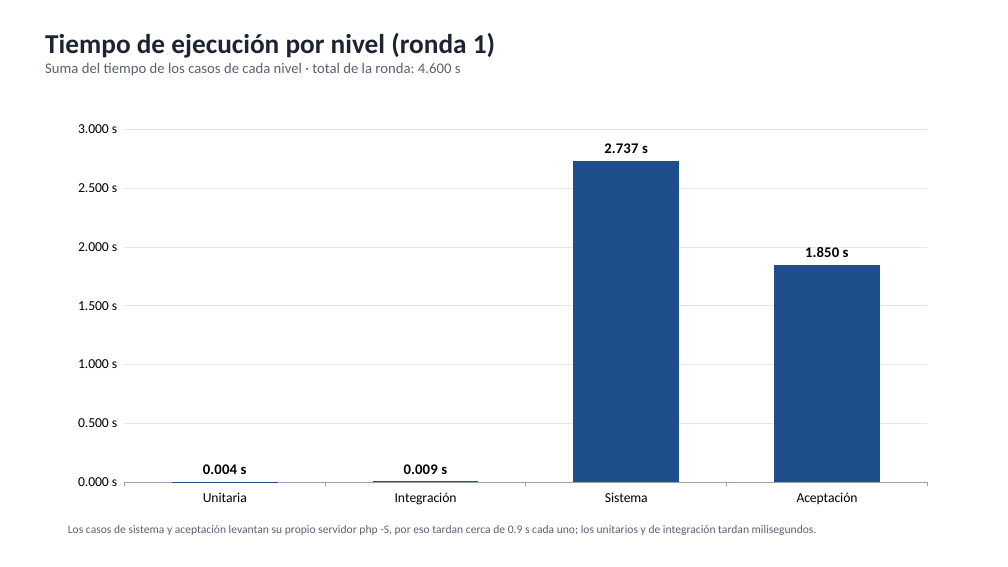
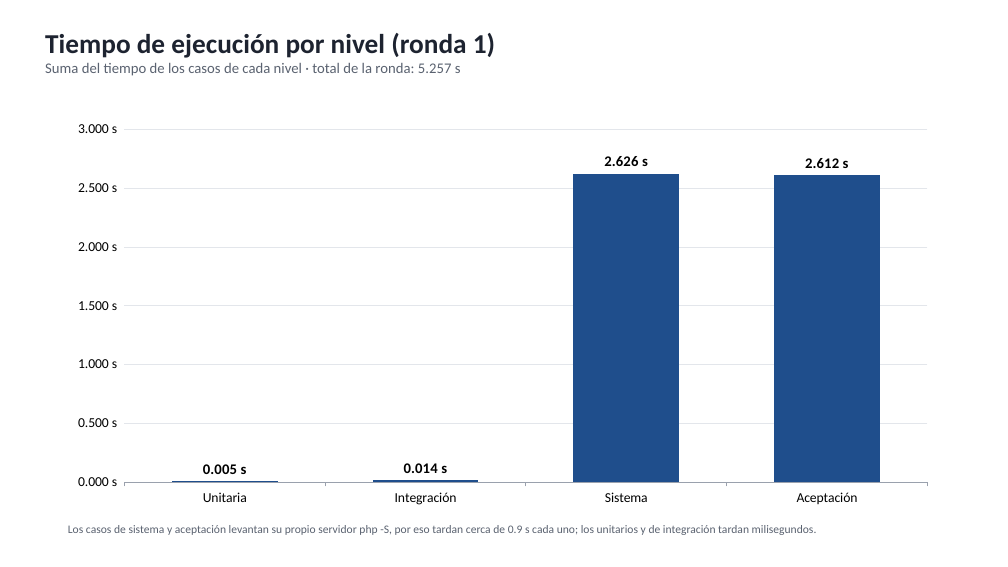
Before and after one commit to azharsonix/sistema-inventario-actividad-2, a slide deck: slide 10 of docs/Segunda parte/Diagramas - Segunda parte.pptx. Drawn at 1008x567 pixels with LibreOffice and Linux fonts; fonts in the diff are those of the drawing. Boxes give left, top, right and bottom in pixels: in the first picture for what was removed or moved away, otherwise in the second. Text is boxed around its words. In the diff, an @@ line names an element or a change of style, - is before the commit and + after.

Commit message:
docs: segunda parte con 15 casos (CP-14 consulta existente y CP-15 proceso completo), gráficas y capturas actualizadas

```diff
--- a/docs/Segunda parte/Diagramas - Segunda parte.pptx
+++ b/docs/Segunda parte/Diagramas - Segunda parte.pptx
@@ text at (x1=45, y1=63, x2=461, y2=76): text changed @@
-Suma del tiempo de los casos de cada nivel · total de la ronda: 4.600 s
+Suma del tiempo de los casos de cada nivel · total de la ronda: 5.257 s
@@ column chart at (x1=60, y1=113, x2=945, y2=514) @@
-Series 1: 0.004, 0.009, 2.737, 1.85
+Series 1: 0.005, 0.014, 2.626, 2.612
```
Also in this commit, not shown: 7 other slides changed, 2 other files.
